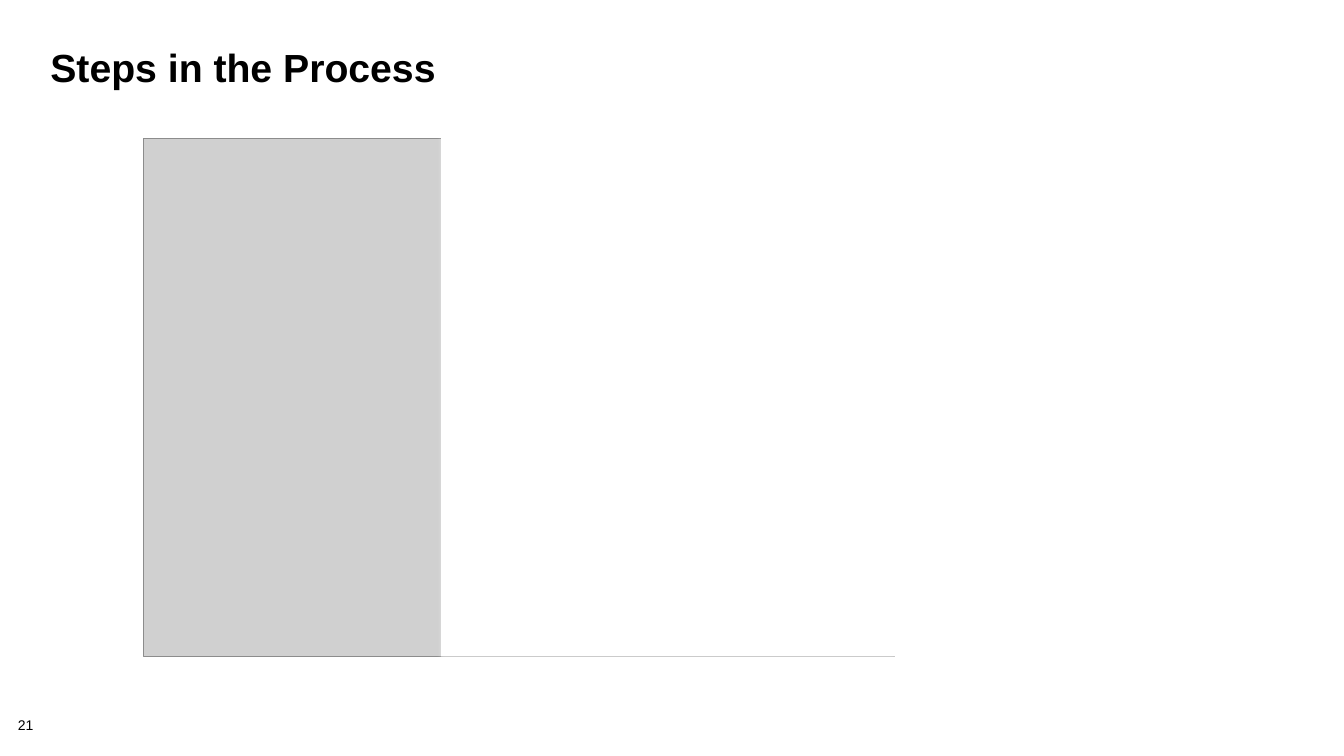
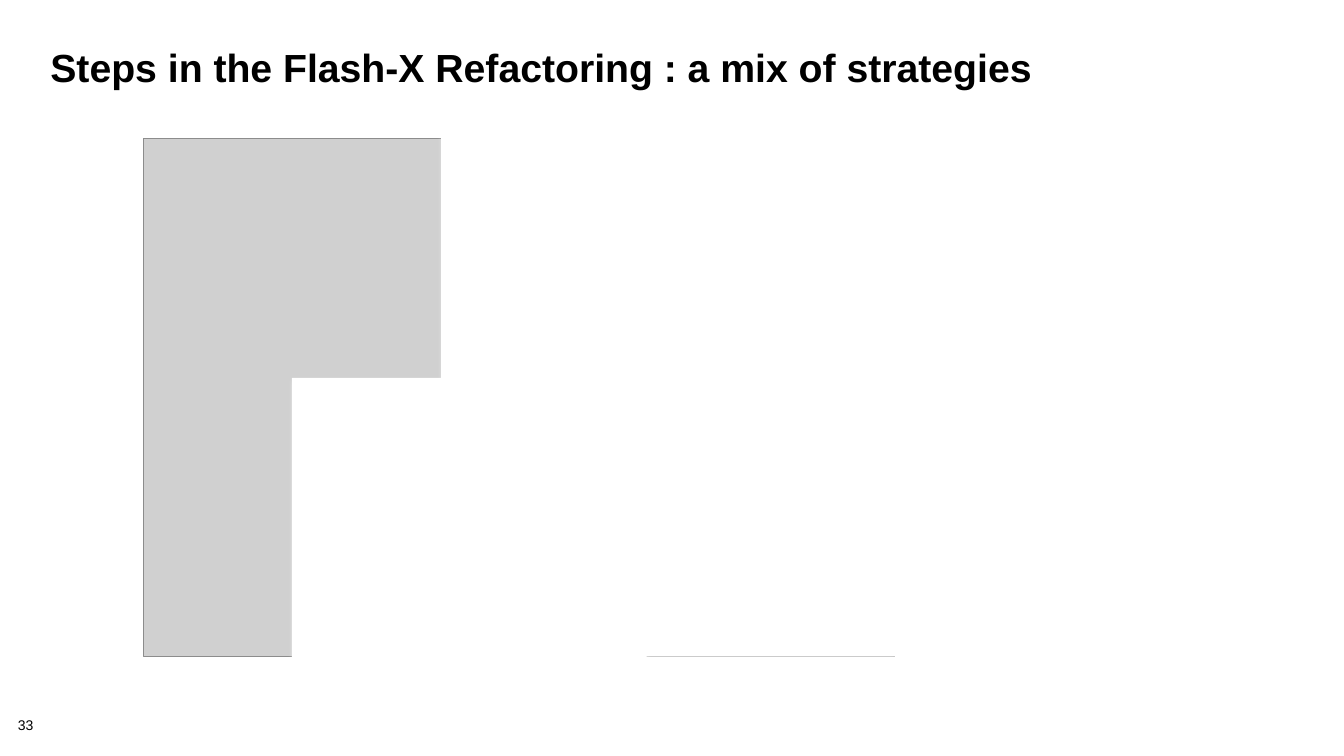
Before and after one commit to bssw-tutorial/presentations, a slide deck: slide 33 of refactoring.pptx (slide 21 before the commit). Drawn at 1344x756 pixels with LibreOffice and Linux fonts; fonts in the diff are those of the drawing; grey boxes stand for pictures; background and template pictures are left out. Boxes give left, top, right and bottom in pixels: in the first picture for what was removed or moved away, otherwise in the second. Text is boxed around its words. In the diff, an @@ line names an element or a change of style, - is before the commit and + after.

Commit message:
refactoring reworked for SC21

```diff
--- a/refactoring.pptx
+++ b/refactoring.pptx
@@ title at (50, 53, 1032, 90): text changed @@
-Steps in the Process
+Steps in the Flash-X Refactoring : a mix of strategies
@@ rectangle added at (292, 378, 647, 745), fill #FFFFFF @@
@@ page number at (18, 720, 34, 730): text changed @@
-21
+33
```
Also in this commit, not shown: 7 other slides changed, 15 slides added.
